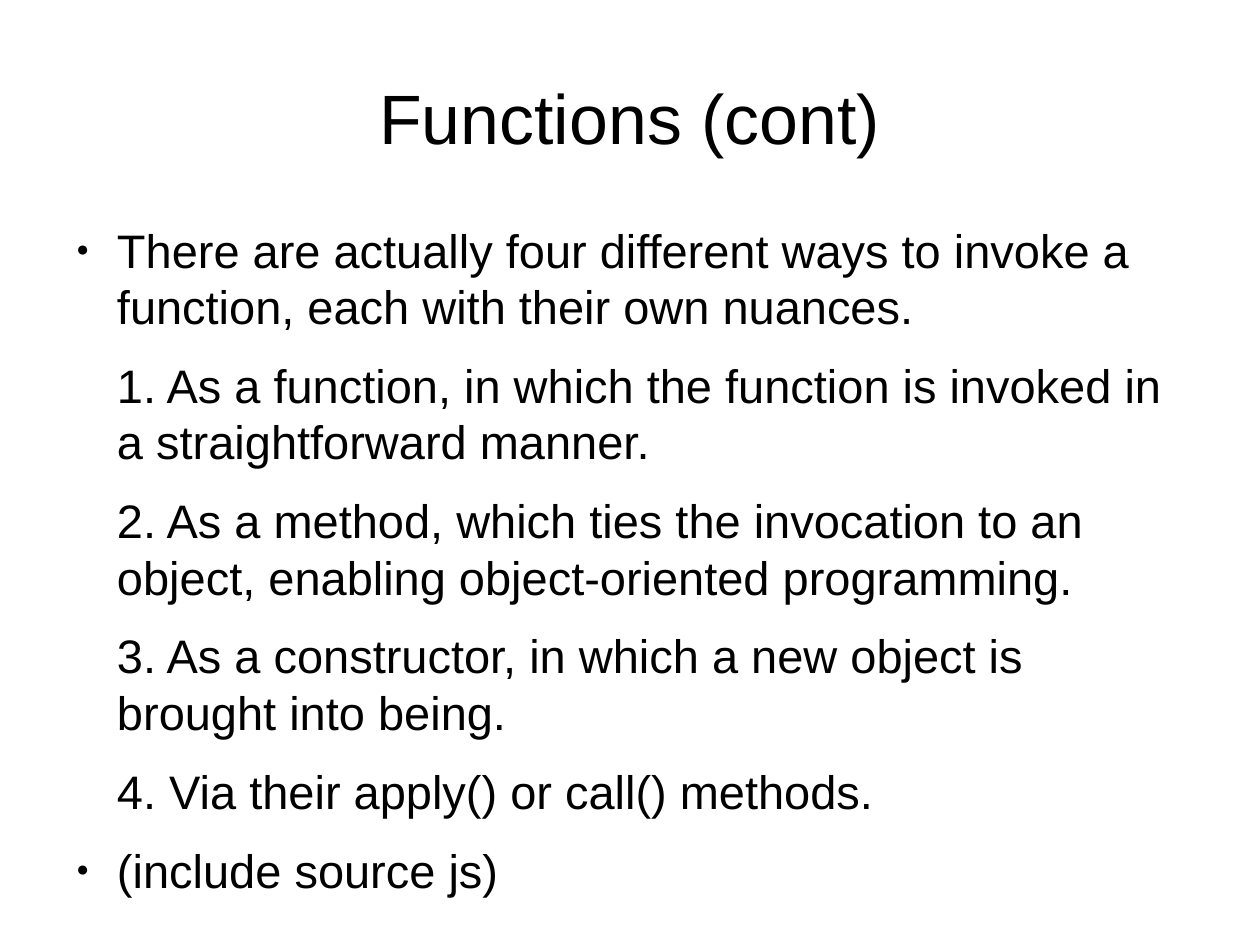
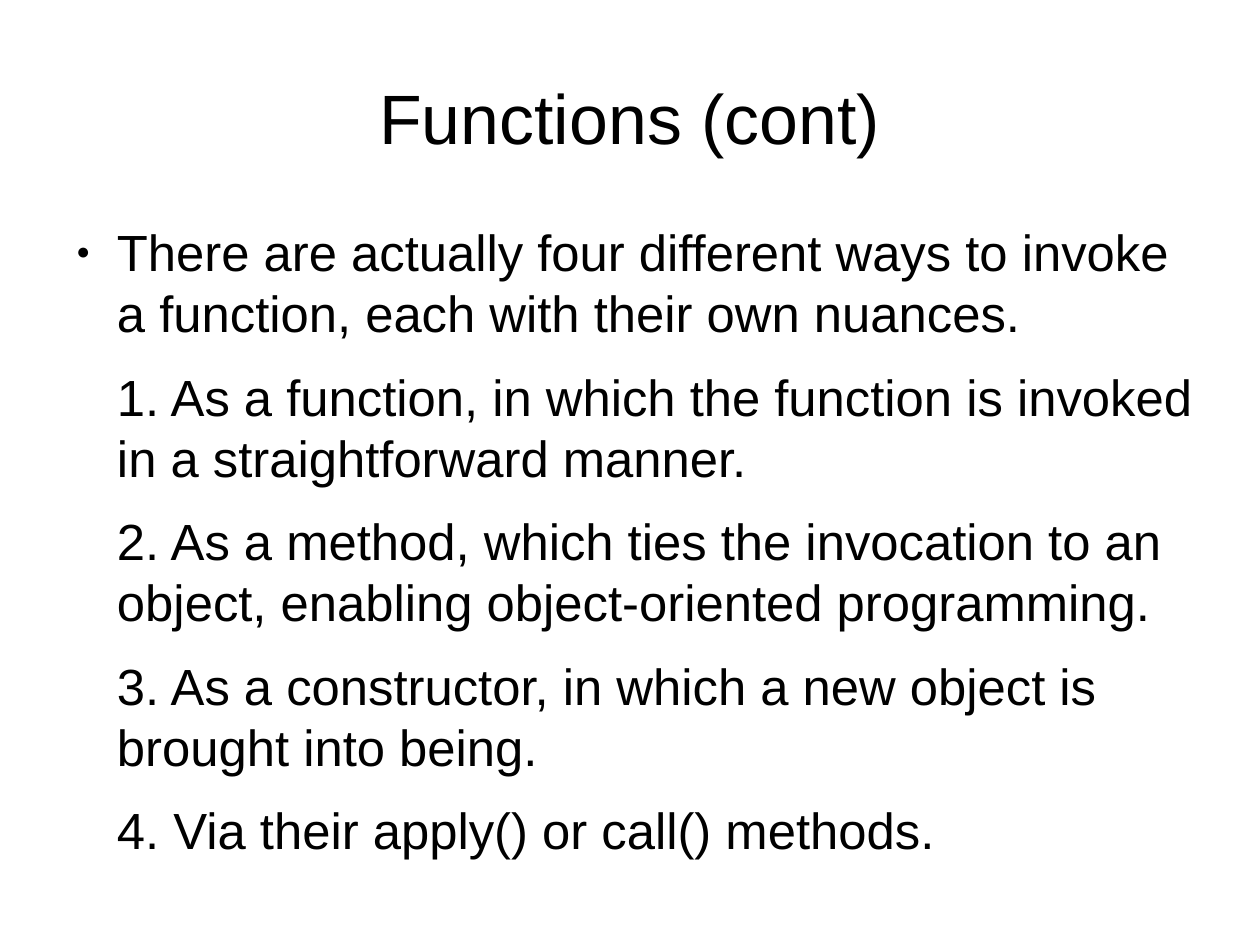
Before and after one commit to tomafc330/presentations, a slide deck: slide 6 of advanced-javascript/presentation.odp. Drawn at 1260x945 pixels with LibreOffice and Linux fonts; fonts in the diff are those of the drawing. Boxes give left, top, right and bottom in pixels: in the first picture for what was removed or moved away, otherwise in the second. Text is boxed around its words. In the diff, an @@ line names an element or a change of style, - is before the commit and + after.

```diff
--- a/advanced-javascript/presentation.odp
+++ b/advanced-javascript/presentation.odp
@@ text "There are actually four different ..." at [117, 234, 1192, 860]: size 29.6 to 32 pt @@
@@ text at [117, 854, 499, 897]: paragraph removed @@
-● (include source js)
```
Also in this commit, not shown: 8 other slides changed, 8 other files.
